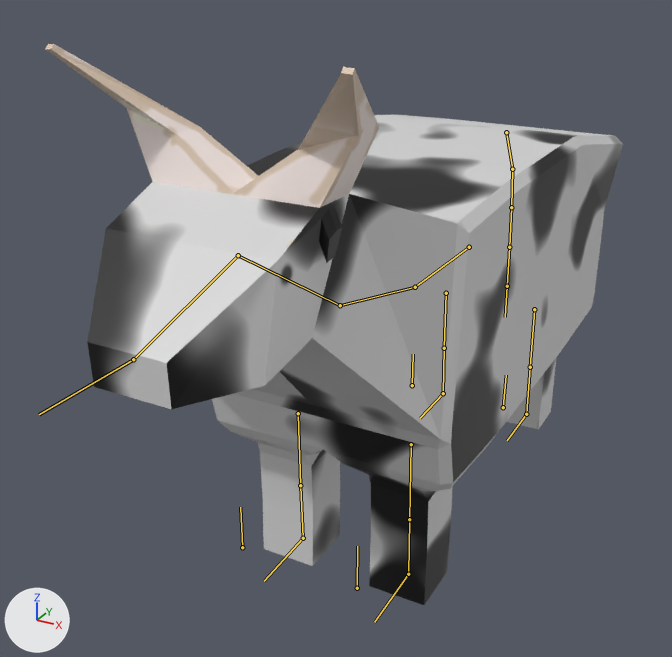
The Blender file Models/Cow/Cow.blend: old version first, new version second.
The view is the same before and after, from a camera (50 mm lens) standing at (1.6, -3.8, 2.66) and looking at (-0.2, -0.53, 1.02). Lighting does not change. The marker at lower left points along +X, +Y and +Z. Both versions are drawn at frame 160 of the action 'ArmatureAction.001'; the numbers are the values there. The bones that bend it are drawn over the model as lines.

In view in the first picture: 'Cow'.
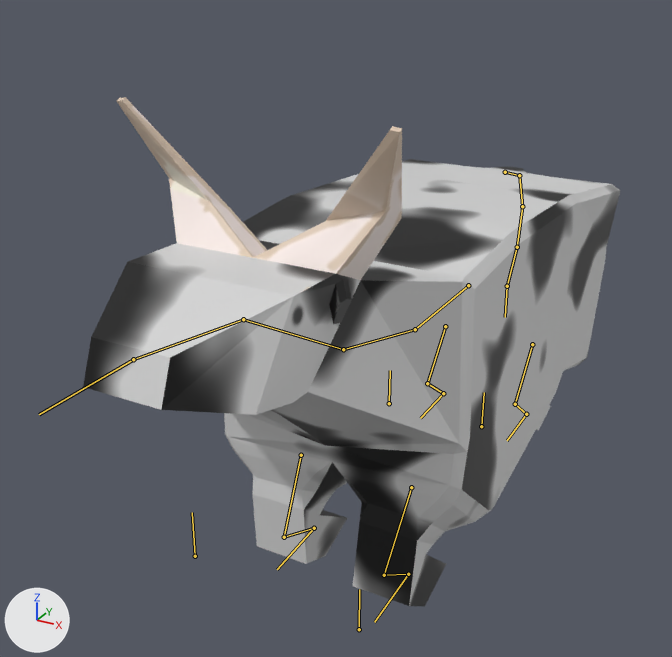
Pixel boxes [x1, y1, x2, y2] of what changed, in the pictures (672 x 657 px):
'Cow', posed (7% narrower, 9% shorter)
    before: [46, 44, 623, 605]
    after: [83, 97, 620, 606]
bone 'Body.001', root to tip
    before: (469, 247) to (415, 287)
    after: (468, 285) to (415, 329)
bone 'LegFTarget.R', root to tip
    before: (303, 538) to (264, 581)
    after: (314, 528) to (277, 569)

What the commit changed:
Bone 'Body.001' (bone_body_001) moves from (0.0, 0.0, 0.0) to (0.0, -0.026, 0.22).
Bone 'LegFTarget.R' (bone_legftarget_r) moves from (0.0, 0.0, 0.0) to (0.0, -0.105, -0.014).
